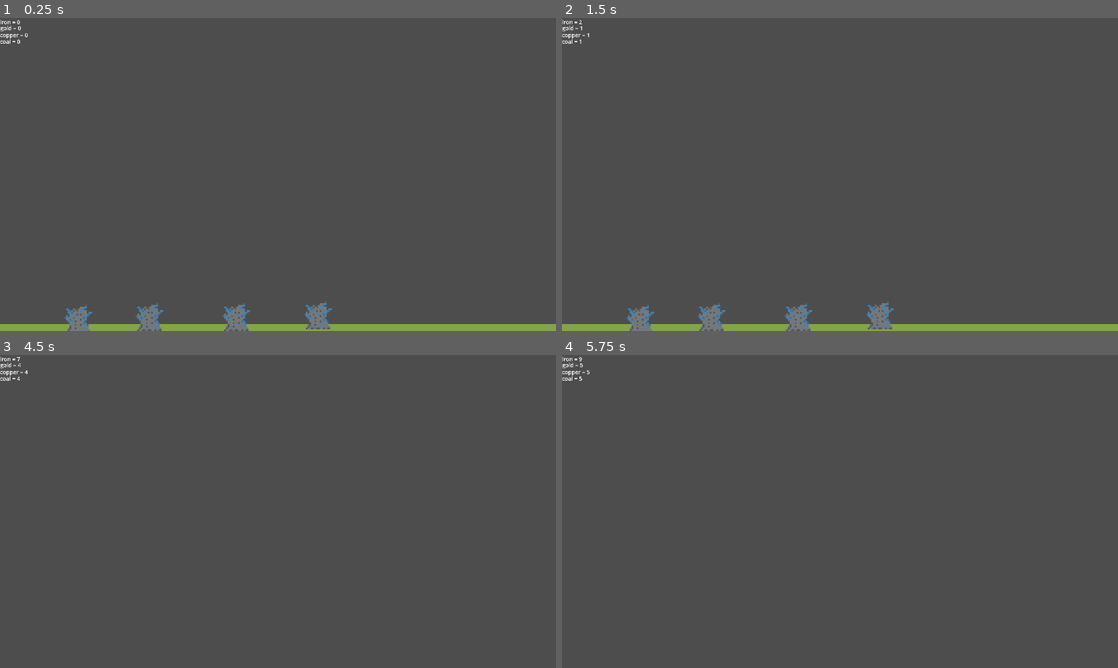
Above: before the commit, frames 1-4 (two rows, left to right).
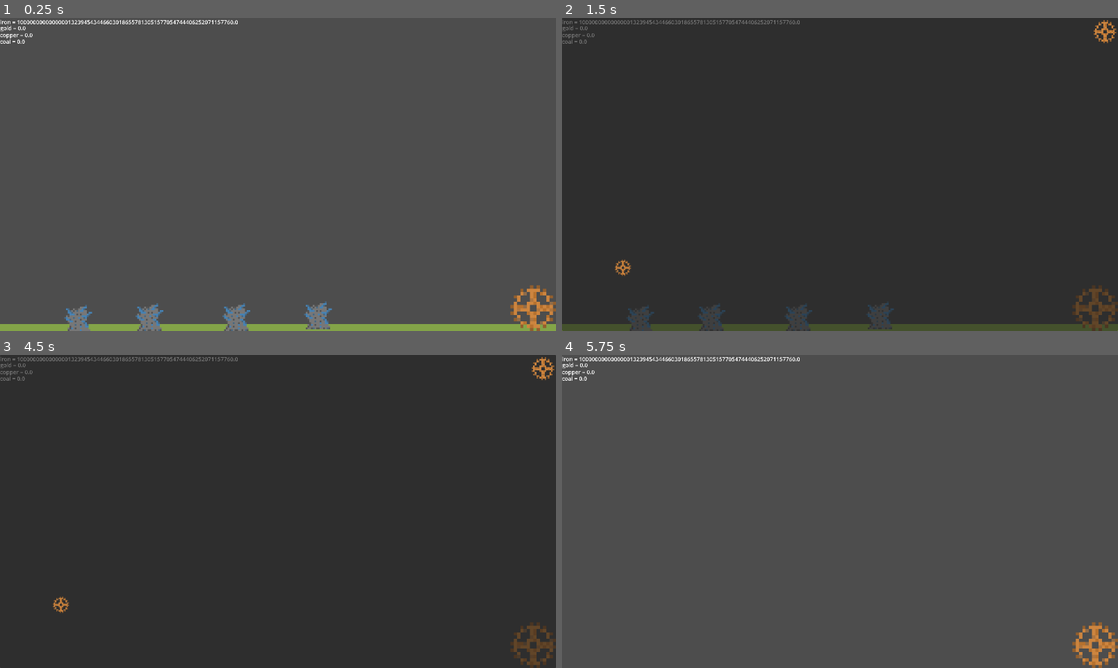
Above: after the commit, the same moments.

Repository: 5ald48/mindle
Game: Godot game, scene res://scenes/main scene.tscn
Same seed, same stepped clock (60 frames per second), same inputs: the game is played once before the commit and once after it.
Inputs (mouse positions are in pixels of both pictures, inside the frame that each line leads up to):
- Up to frame 1 (0.25 s): no input
- Up to frame 2 (1.5 s): click (639, 318) at 0.52 s; click (1095, 309) at 1.27 s
- Up to frame 3 (4.5 s): click (61, 605) at 2.02 s; tap Enter at 2.75 s; drag from (11, 358) to (333, 442) at 2.77 s; tap Space at 3.5 s; drag from (11, 364) to (250, 574) at 3.52 s; move the mouse to (16, 370) at 4.27 s; hold Up (ui_up) from 4.28 s (still down); click (16, 370) at 4.42 s
- Up to frame 4 (5.75 s): release Up (ui_up) at 5 s; tap Enter at 5 s; drag from (573, 380) to (673, 464) at 5.02 s

The runs differ from the first frame. In frame 1, 0.9% of the frame differs, in the area x 3-100%, y 0-100%; in frame 2, 100%, in the area x 0-100%, y 0-100%; in frame 3, 100%; in frame 4, 0.9%.

Commit message:
upgrade window and upgrades

Diff:
--- a/scenes/ui.tscn
+++ b/scenes/ui.tscn
@@ -1,13 +1,25 @@
 [gd_scene format=3 uid="uid://db40xavlkt8ln"]
 
+[ext_resource type="Texture2D" uid="uid://brkmkkoxxcg2t" path="res://textures/GEAR.png" id="1_8dubc"]
 [ext_resource type="Script" uid="uid://ds4h1uqpmrh2e" path="res://scripts/ironUI.gd" id="1_nt7q6"]
+[ext_resource type="Script" uid="uid://l3p4hjqb46af" path="res://scripts/unlocks_window.gd" id="1_wm3ai"]
 [ext_resource type="Script" uid="uid://biuing2f7wgui" path="res://scripts/goldUI.gd" id="2_x4jx1"]
 [ext_resource type="Script" uid="uid://c8fggxt866fd2" path="res://scripts/copper_ui.gd" id="3_yev5y"]
 [ext_resource type="Script" uid="uid://dlofv5tubp23g" path="res://scripts/coal_ui.gd" id="4_gdt2y"]
+[ext_resource type="PackedScene" uid="uid://14m2cfavd4ae" path="res://scenes/unlockes_window.tscn" id="7_p7vwb"]
 
 [node name="CanvasLayer" type="CanvasLayer" unique_id=1543564076]
-scale = Vector2(0.5, 0.5)
-transform = Transform2D(0.5, 0, 0, 0.5, 0, 0)
+scale = Vector2(0.2, 0.2)
+transform = Transform2D(0.2, 0, 0, 0.2, 0, 0)
+
+[node name="window botton" type="TextureButton" parent="." unique_id=115918372]
+offset_left = 1460.0
+offset_top = 760.0
+offset_right = 1610.0
+offset_bottom = 910.0
+texture_normal = ExtResource("1_8dubc")
+stretch_mode = 0
+script = ExtResource("1_wm3ai")
 
 [node name="ironUI" type="RichTextLabel" parent="." unique_id=795153280]
 offset_right = 32.0
@@ -45,3 +57,9 @@
 fit_content = true
 autowrap_mode = 0
 script = ExtResource("4_gdt2y")
+
+[node name="unlockes window" parent="." unique_id=1700945610 instance=ExtResource("7_p7vwb")]
+offset_left = 1.0842022e-19
+offset_top = 5.421011e-20
+
+[connection signal="pressed" from="window botton" to="window botton" method="_on_pressed"]
--- /dev/null
+++ b/scenes/unlockes_window.tscn
@@ -0,0 +1,46 @@
+[gd_scene format=3 uid="uid://14m2cfavd4ae"]
+
+[ext_resource type="Script" uid="uid://c2wnna6pja631" path="res://scripts/window botton.gd" id="1_fgu8n"]
+[ext_resource type="Texture2D" uid="uid://brkmkkoxxcg2t" path="res://textures/GEAR.png" id="2_n6iy4"]
+[ext_resource type="Script" uid="uid://cu18alb162vsp" path="res://scripts/iron_miner_upgrade.gd" id="3_k0p53"]
+[ext_resource type="Script" uid="uid://p0mfa6y8xy50" path="res://scripts/exit botton.gd" id="3_n6iy4"]
+
+[node name="unlockes window" type="Panel" unique_id=1700945610]
+offset_left = 3.0517578e-05
+offset_top = 1.5258789e-05
+offset_right = 1599.9999
+offset_bottom = 899.99994
+script = ExtResource("1_fgu8n")
+
+[node name="ScrollContainer" type="ScrollContainer" parent="." unique_id=1698121070]
+layout_mode = 0
+offset_left = -3.0517578e-05
+offset_top = -1.5258789e-05
+offset_right = 1628.0
+offset_bottom = 1306.0
+
+[node name="VBoxContainer" type="VBoxContainer" parent="ScrollContainer" unique_id=952196680]
+layout_mode = 2
+
+[node name="iron miner upgrade" type="TextureButton" parent="." unique_id=1991448005]
+layout_mode = 0
+offset_left = 149.0
+offset_top = 692.0
+offset_right = 202.0
+offset_bottom = 744.0
+texture_normal = ExtResource("2_n6iy4")
+stretch_mode = 0
+script = ExtResource("3_k0p53")
+
+[node name="exit botton" type="TextureButton" parent="." unique_id=590893385]
+layout_mode = 0
+offset_left = 1525.0
+offset_top = 1.9999847
+offset_right = 1600.0
+offset_bottom = 76.999985
+texture_normal = ExtResource("2_n6iy4")
+stretch_mode = 0
+script = ExtResource("3_n6iy4")
+
+[connection signal="pressed" from="iron miner upgrade" to="iron miner upgrade" method="_on_pressed"]
+[connection signal="pressed" from="exit botton" to="exit botton" method="_on_pressed"]
--- a/scripts/coal.gd
+++ b/scripts/coal.gd
@@ -3,7 +3,7 @@
 
 
 func _process(delta: float) -> void:
-	if Gamedata.coal_miner_unlocked == true:
+	if Gamedata.coal_miner_on_off == true:
 		Gamedata.coal += Gamedata.iron_per_sec * delta
 
 
--- a/scripts/coal_ui.gd
+++ b/scripts/coal_ui.gd
@@ -8,4 +8,4 @@
 
 # Called every frame. 'delta' is the elapsed time since the previous frame.
 func _process(delta: float) -> void:
-	text ="coal = " + str(int(Gamedata.coal))
+	text ="coal = " + str(Gamedata.coal)
--- a/scripts/copper.gd
+++ b/scripts/copper.gd
@@ -3,7 +3,7 @@
 
 
 func _process(delta: float) -> void:
-	if Gamedata.copper_miner_unlocked == true:
+	if Gamedata.copper_miner_on_off == true:
 		Gamedata.copper += Gamedata.iron_per_sec * delta
 
 
--- a/scripts/copper_ui.gd
+++ b/scripts/copper_ui.gd
@@ -8,4 +8,4 @@
 
 # Called every frame. 'delta' is the elapsed time since the previous frame.
 func _process(delta: float) -> void:
-	text ="copper = " + str(int(Gamedata.copper))
+	text ="copper = " + str(Gamedata.copper)
--- /dev/null
+++ b/scripts/exit botton.gd
@@ -0,0 +1,15 @@
+extends TextureButton
+
+
+# Called when the node enters the scene tree for the first time.
+func _ready() -> void:
+	pass # Replace with function body.
+
+
+# Called every frame. 'delta' is the elapsed time since the previous frame.
+func _process(delta: float) -> void:
+	pass
+
+
+func _on_pressed() -> void:
+	$"..".visible = false
--- a/scripts/gamedata.gd
+++ b/scripts/gamedata.gd
@@ -3,10 +3,10 @@
 var pickaxe_level : int = 4
 
 # items
-var iron :float = 0
-var gold :float = 0
-var copper :float = 0
-var coal :float = 0
+var iron :float = 9999999999999999999999999999999999999999999999999999999999999999999.0
+var gold :float = 0.0
+var copper :float = 0.0
+var coal :float = 0.0
 
 # auto collecting speed
 var iron_per_sec : float = 1.0
@@ -15,7 +15,10 @@
 var coal_per_sec : float = 1.0
 
 #if player has the unlocked the upgrade
-var iron_miner_unlocked : bool = true
-var gold_miner_unlocked : bool = true
-var copper_miner_unlocked : bool = true
-var coal_miner_unlocked : bool = true
+var iron_miner_on_off : bool = false
+var gold_miner_on_off : bool = false
+var copper_miner_on_off : bool = false
+var coal_miner_on_off : bool = false
+
+#upgrade cost
+var iron_miner_upgrade_cost : float = 100
--- a/scripts/gold.gd
+++ b/scripts/gold.gd
@@ -3,7 +3,7 @@
 
 
 func _process(delta: float) -> void:
-	if Gamedata.gold_miner_unlocked == true:
+	if Gamedata.gold_miner_on_off == true:
 		Gamedata.gold += Gamedata.iron_per_sec * delta
 
 
--- a/scripts/goldUI.gd
+++ b/scripts/goldUI.gd
@@ -8,4 +8,4 @@
 
 # Called every frame. 'delta' is the elapsed time since the previous frame.
 func _process(delta: float) -> void:
-	text ="gold = " + str(int(Gamedata.gold))
+	text ="gold = " + str(Gamedata.gold)
--- a/scripts/iron.gd
+++ b/scripts/iron.gd
@@ -3,7 +3,7 @@
 
 
 func _process(delta: float) -> void:
-	if Gamedata.iron_miner_unlocked == true:
+	if Gamedata.iron_miner_on_off == true:
 		Gamedata.iron += Gamedata.iron_per_sec * delta
 
 
--- a/scripts/ironUI.gd
+++ b/scripts/ironUI.gd
@@ -9,4 +9,4 @@
 
 # Called every frame. 'delta' is the elapsed time since the previous frame.
 func _process(delta: float) -> void:
-	text ="iron = " + str(int(Gamedata.iron))
+	text ="iron = " + str(Gamedata.iron)
--- /dev/null
+++ b/scripts/iron_miner_upgrade.gd
@@ -0,0 +1,19 @@
+extends TextureButton
+
+
+# Called when the node enters the scene tree for the first time.
+func _ready() -> void:
+	pass # Replace with function body.
+
+
+# Called every frame. 'delta' is the elapsed time since the previous frame.
+func _process(delta: float) -> void:
+	pass
+
+
+func _on_pressed() -> void:
+	if Gamedata.iron >= Gamedata.iron_miner_upgrade_cost:
+		Gamedata.iron_miner_on_off = true
+		Gamedata.iron -= Gamedata.iron_miner_upgrade_cost
+		Gamedata.iron_miner_upgrade_cost *= 1.1
+		Gamedata.iron_per_sec *= 1.1
--- /dev/null
+++ b/scripts/unlocks_window.gd
@@ -0,0 +1,20 @@
+extends TextureButton
+
+
+# Called when the node enters the scene tree for the first time.
+func _ready() -> void:
+	pass # Replace with function body.
+
+
+# Called every frame. 'delta' is the elapsed time since the previous frame.
+func _process(delta: float) -> void:
+	pass
+
+
+
+
+
+
+
+func _on_pressed() -> void:
+	$"../unlockes window".visible = true
--- /dev/null
+++ b/scripts/window botton.gd
@@ -0,0 +1,11 @@
+extends Panel
+
+
+
+func _ready() -> void:
+	$".".visible = false
+
+
+
+func _process(delta: float) -> void:
+	pass
Not shown, added: scripts/exit botton.gd.uid
Not shown, added: scripts/iron_miner_upgrade.gd.uid
Not shown, added: scripts/unlocks_window.gd.uid
Not shown, added: scripts/window botton.gd.uid
Binary file added: textures/GEAR.png
Not shown, added: textures/GEAR.png.import
